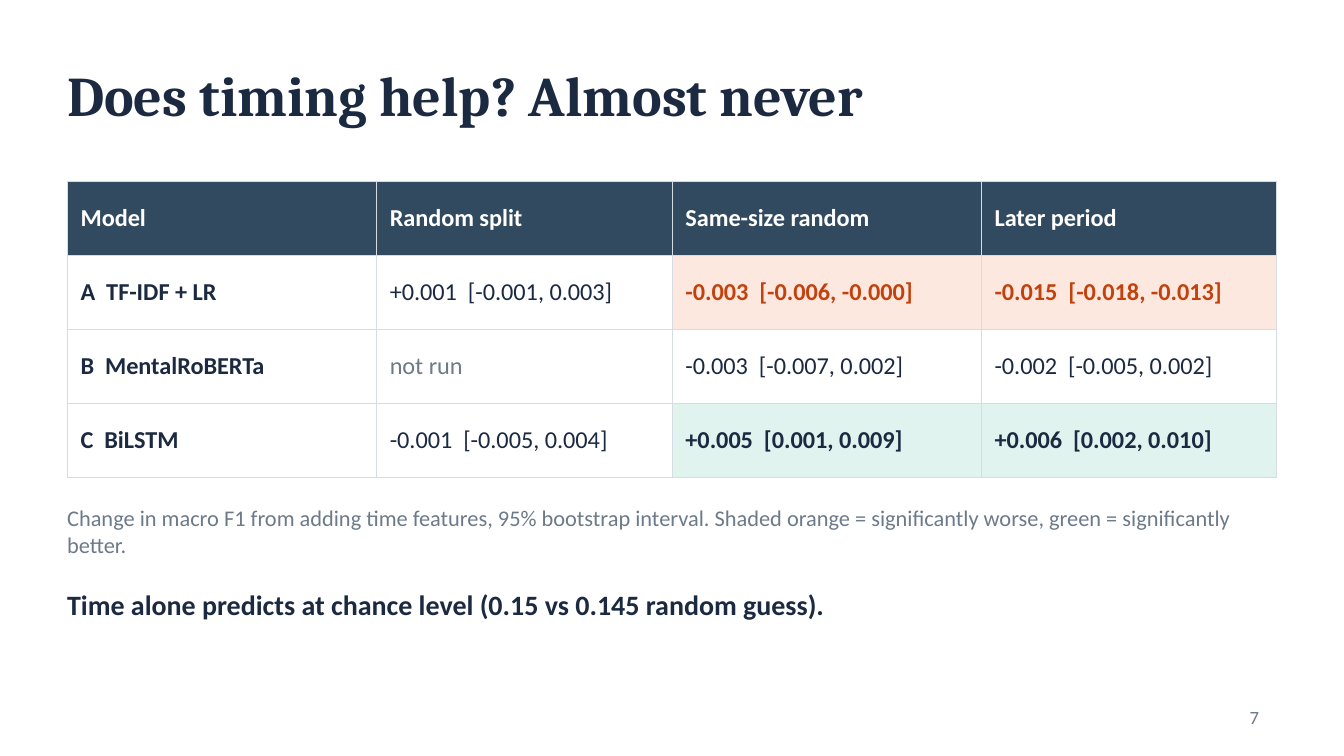
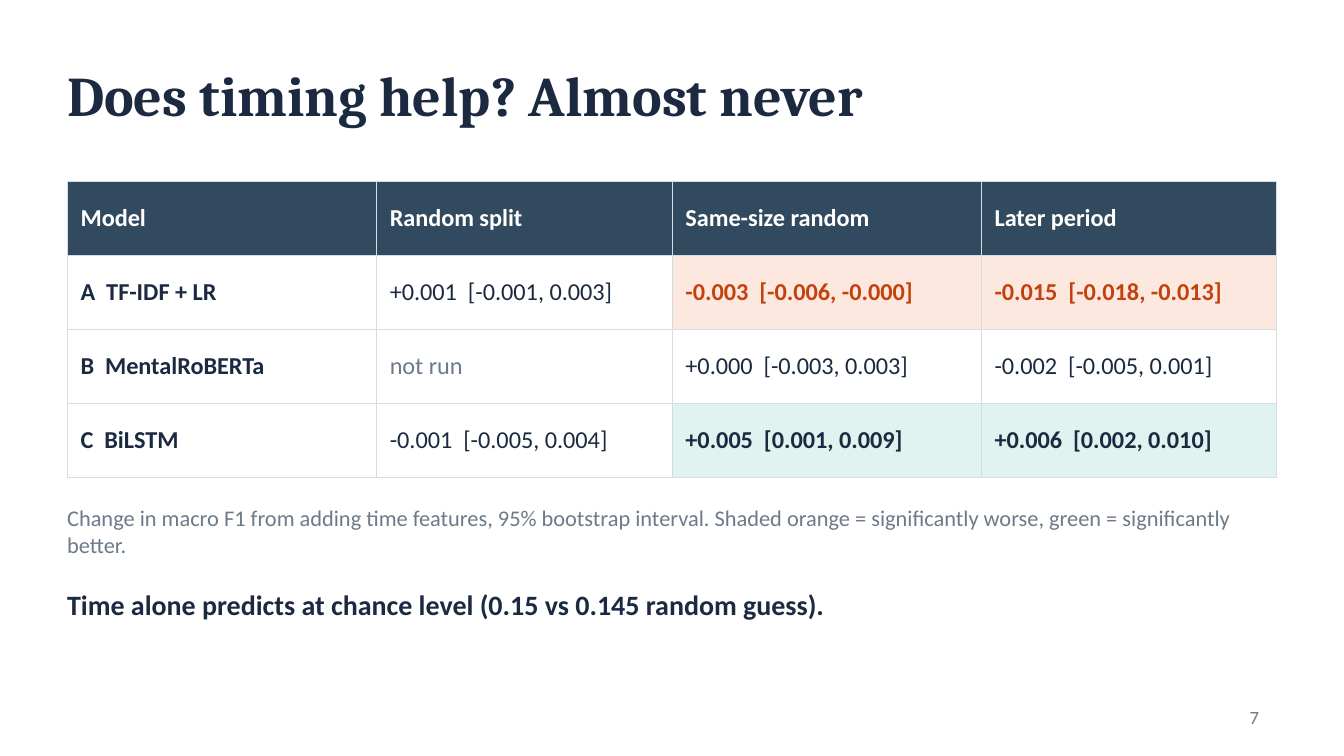
Before and after one commit to Abhinavxox/reddit-mental-health-timing, a slide deck: slide 7 of slides/Phase1_Timing_Matters.pptx. Drawn at 1344x756 pixels with LibreOffice and Linux fonts; fonts in the diff are those of the drawing. Boxes give left, top, right and bottom in pixels: in the first picture for what was removed or moved away, otherwise in the second. Text is boxed around its words. In the diff, an @@ line names an element or a change of style, - is before the commit and + after.

```diff
--- a/slides/Phase1_Timing_Matters.pptx
+++ b/slides/Phase1_Timing_Matters.pptx
@@ table at [67, 181, 1277, 456] @@
-row 3, column 3: -0.003 [-0.007, 0.002]
+row 3, column 3: +0.000 [-0.003, 0.003]
-row 3, column 4: -0.002 [-0.005, 0.002]
+row 3, column 4: -0.002 [-0.005, 0.001]
```
Also in this commit, not shown: 2 other slides changed, 11 other files.
